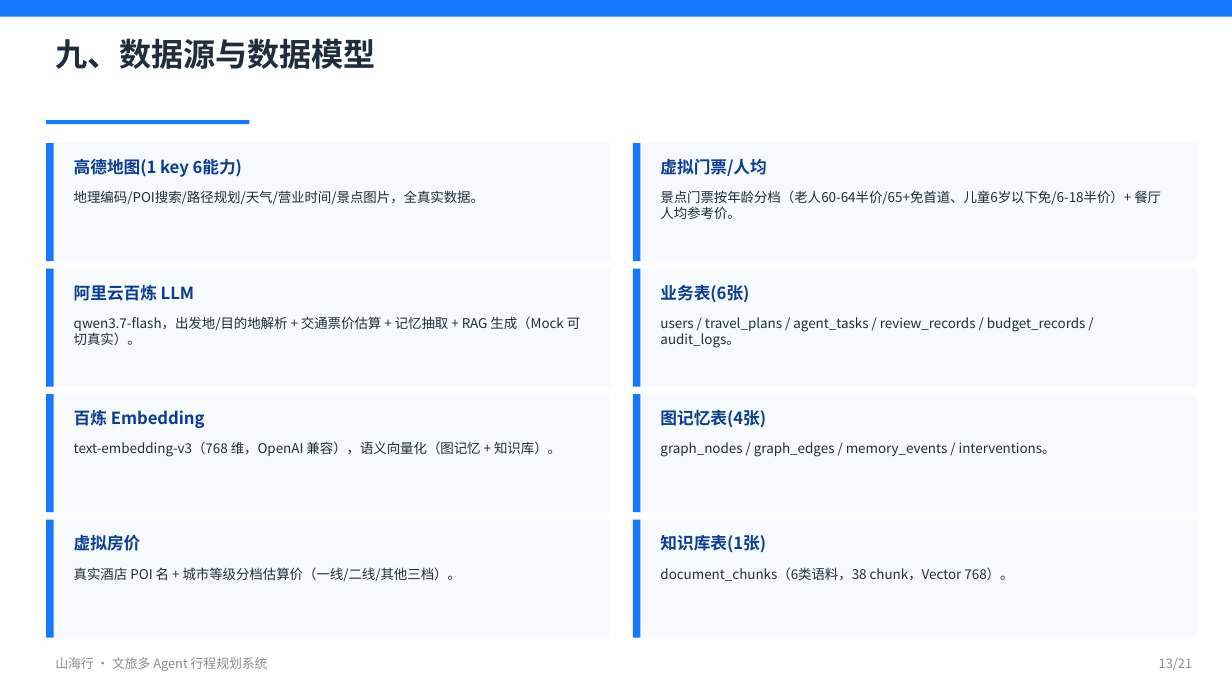
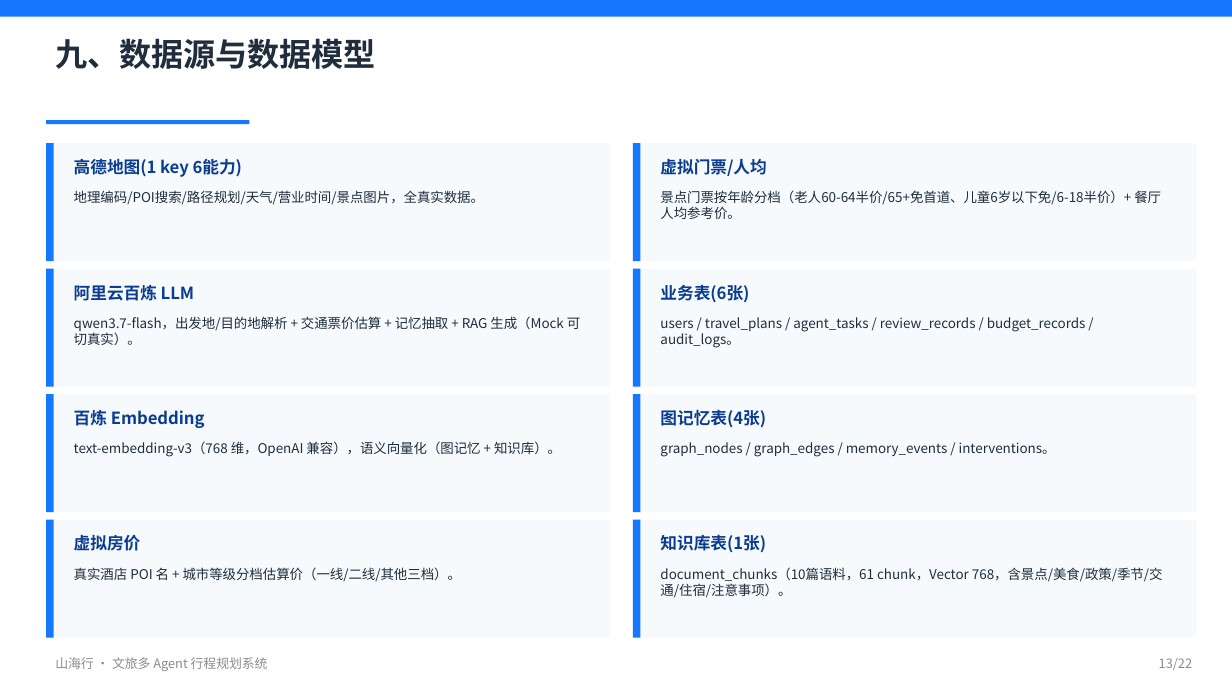
Before and after one commit to 1111776/wenlv, a slide deck: slide 13 of docs/项目讲解.pptx. Drawn at 1232x693 pixels with LibreOffice and Linux fonts; fonts in the diff are those of the drawing. Boxes give left, top, right and bottom in pixels: in the first picture for what was removed or moved away, otherwise in the second. Text is boxed around its words. In the diff, an @@ line names an element or a change of style, - is before the commit and + after.

```diff
--- a/docs/项目讲解.pptx
+++ b/docs/项目讲解.pptx
@@ text at (660, 567, 1163, 598): text changed @@
-document_chunks（6类语料，38 chunk，Vector 768）。
+document_chunks（10篇语料，61 chunk，Vector 768，含景点/美食/政策/季节/交通/住宿/注意事项）。
@@ text at (1159, 658, 1192, 670): text changed @@
-13/21
+13/22
```
Also in this commit, not shown: 20 other slides changed, 1 slide added, 3 other files.
